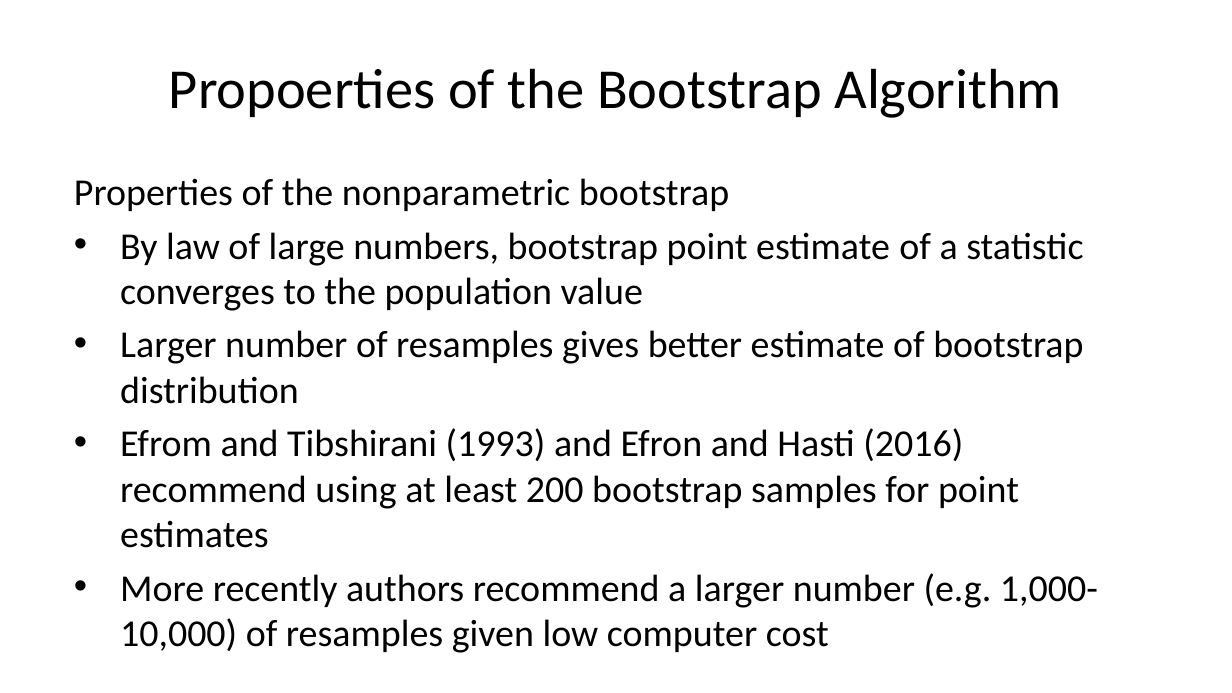
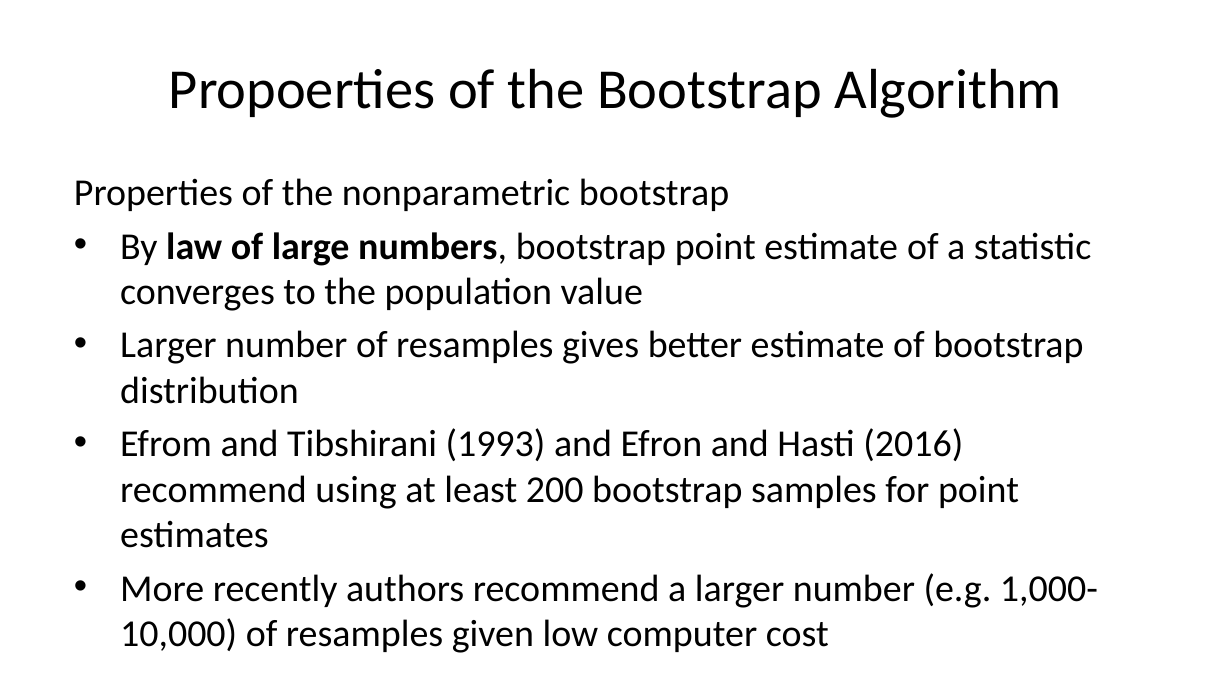
Before and after one commit to StephenElston/CSCI-E-83, a slide deck: slide 13 of LectureSlides/06b_IntroductionToBootstrap.pptx. Drawn at 1232x693 pixels with LibreOffice and Linux fonts; fonts in the diff are those of the drawing. Boxes give left, top, right and bottom in pixels: in the first picture for what was removed or moved away, otherwise in the second. Text is boxed around its words. In the diff, an @@ line names an element or a change of style, - is before the commit and + after.

```diff
--- a/LectureSlides/06b_IntroductionToBootstrap.pptx
+++ b/LectureSlides/06b_IntroductionToBootstrap.pptx
@@ text at [120,232,1091,311]: bold on in "law of large numbers," @@
```
Also in this commit, not shown: 4 other slides changed.
